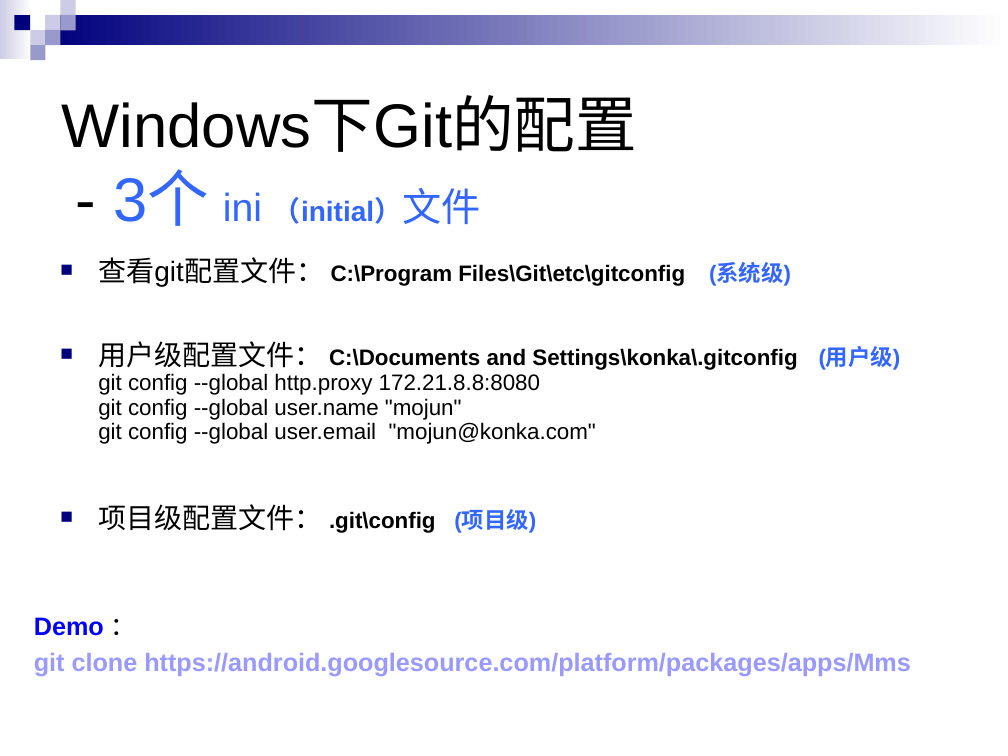
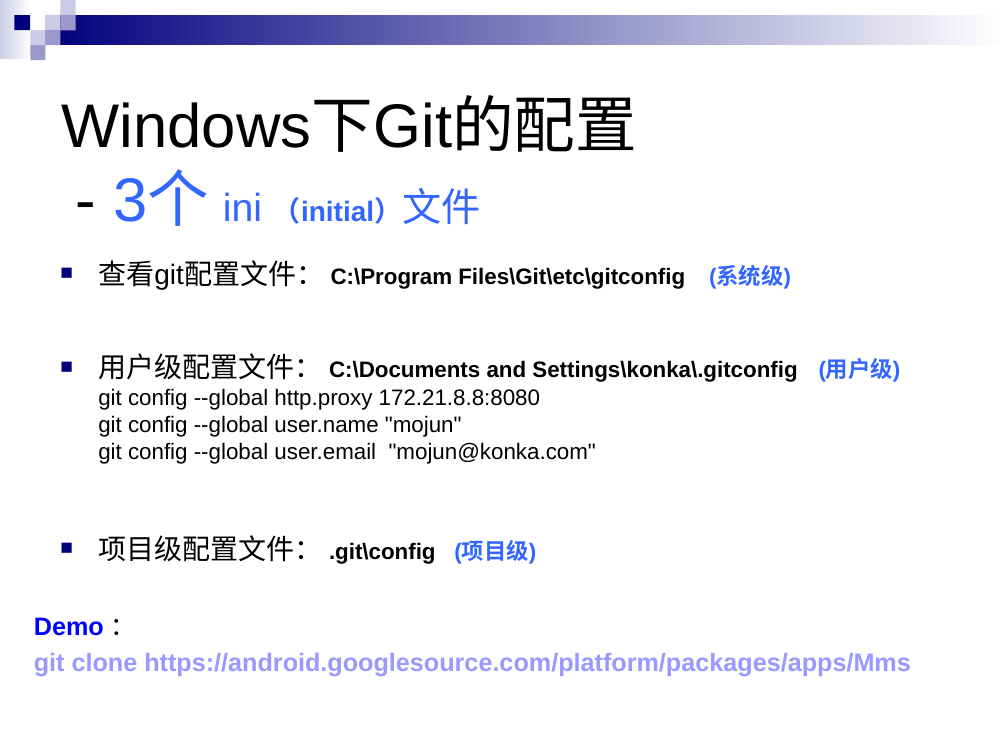
Before and after one commit to brucemj/git-doc, a slide deck: slide 8 of 课件/课件2/第二章 Git应用场景分析.ppt. Drawn at 1008x756 pixels with LibreOffice and Linux fonts; fonts in the diff are those of the drawing. Boxes give left, top, right and bottom in pixels: in the first picture for what was removed or moved away, otherwise in the second. Text is boxed around its words. In the diff, an @@ line names an element or a change of style, - is before the commit and + after.

```diff
--- a/课件/课件2/第二章 Git应用场景分析.ppt
+++ b/课件/课件2/第二章 Git应用场景分析.ppt
@@ text "查看git配置文件： C:\Program Files\Git\etc\gitconfig (系统级)" at <box>98,260,901,564</box>: line spacing 0.7 to 0.8 @@
```
Also in this commit, not shown: 1 other slide changed, 1 slide removed, 8 other files.
